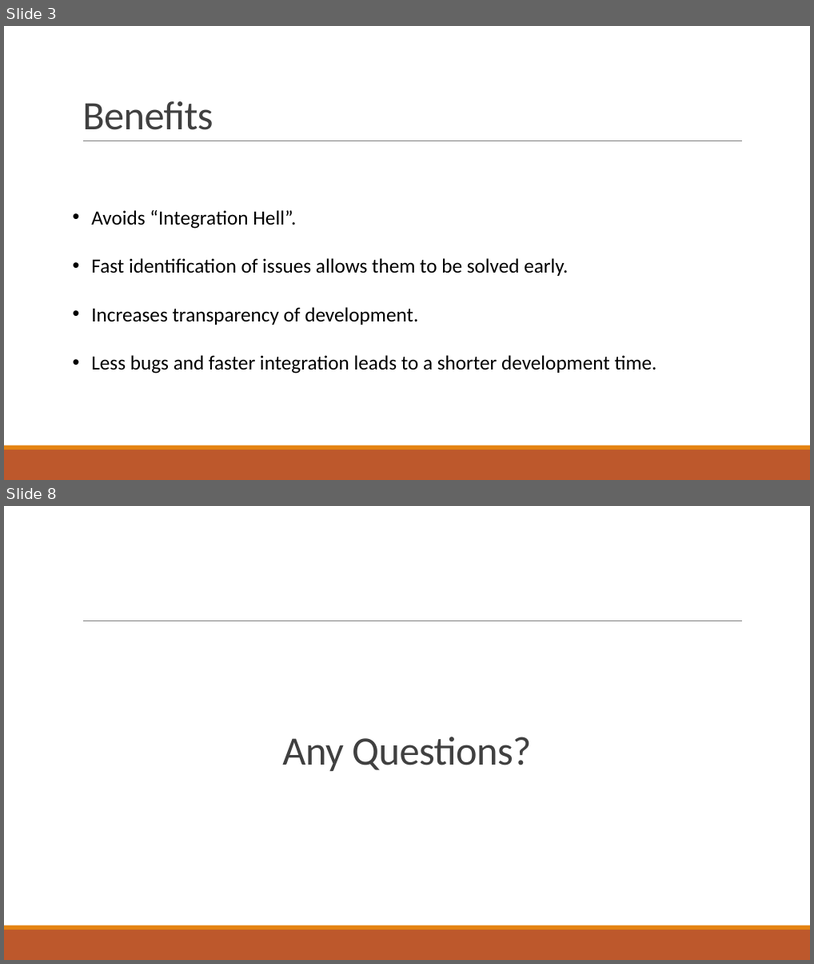
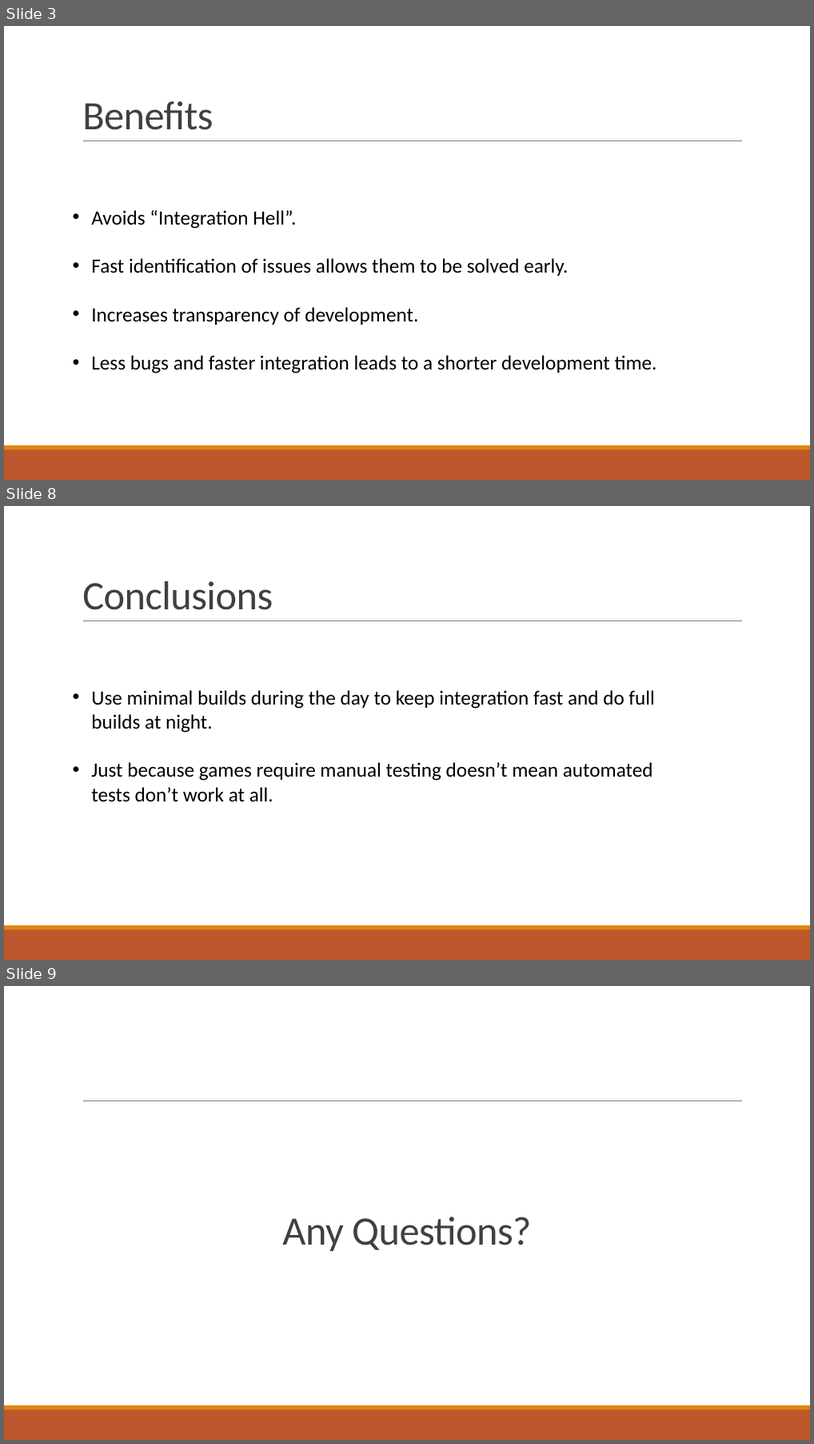
Before and after one commit to Falmouth-Games-Academy/comp130-software-engineering, a slide deck: ResearchPresentation.pptx. Shown one above the other, each under a label of ours: slides 3 and 8 before the commit, slides 3, 8 and 9 after it; the slides between them are not shown. The pictures are 814x964 and 814x1444 pixels, drawn with LibreOffice and Linux fonts; fonts in the diff are those of the drawing. Boxes give left, top, right and bottom in pixels: in the first picture for what was removed or moved away, otherwise in the second. Text is boxed around its words. In the diff, an @@ line names an element or a change of style, - is before the commit and + after.

```diff
--- a/ResearchPresentation.pptx
+++ b/ResearchPresentation.pptx
@@ slide 8 added at bbox=[4, 506, 810, 960], background #FFFFFF; not listed: 3 template elements that a slide beside it also shows @@
@@ title added at bbox=[82, 581, 273, 610], 48 pt, text #404040 @@
+Conclusions
@@ text added at bbox=[91, 690, 654, 802], 24 pt, text #000000 @@
+• Use minimal builds during the day to keep integration fast and do full builds at night.
+• Just because games require manual testing doesn’t mean automated tests don’t work at all.
@@ what was slide 8 is now slide 9 @@
```
Also in this commit, not shown: 4 slides changed, 1 other slide added, 1 slide removed.
